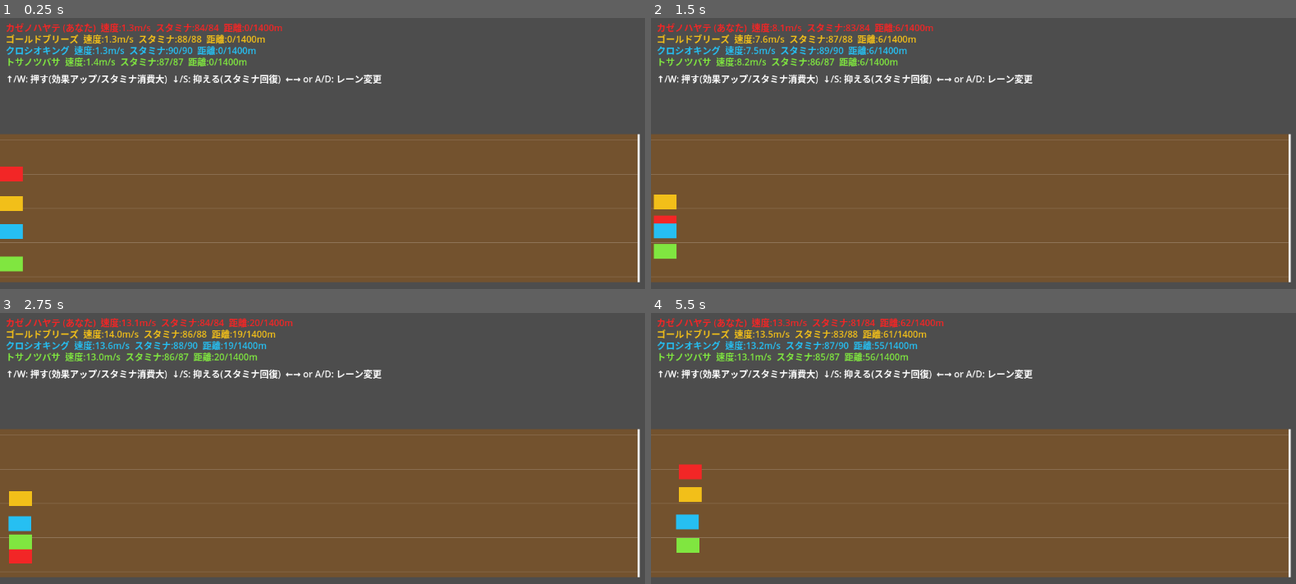
Above: before the commit, frames 1-4 (two rows, left to right).
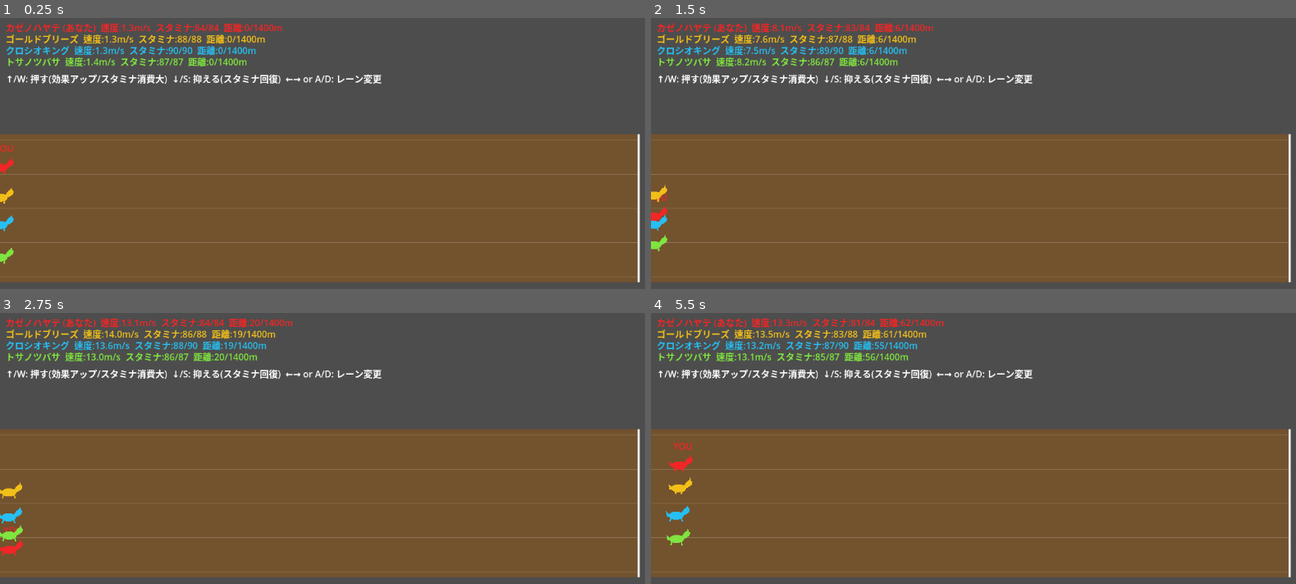
Above: after the commit, the same moments.

Repository: monomapblog-ui/chiho-keiba-game
Game: Godot game, scene res://scenes/Main.tscn
Same seed, same stepped clock (60 frames per second), same inputs: the game is played once before the commit and once after it.
Inputs:
- Up to frame 1 (0.25 s): no input
- Up to frame 2 (1.5 s): hold Right (ui_right) 0.53-1.28 s; hold Down (ui_down) from 1.28 s (still down)
- Up to frame 3 (2.75 s): release Down (ui_down) at 2.03 s; hold Right (ui_right) from 2.03 s (still down)
- Up to frame 4 (5.5 s): release Right (ui_right) at 2.78 s; hold Up (ui_up) 2.78-3.53 s; hold Left (ui_left) 3.53-5.03 s; hold Down (ui_down) from 5.03 s (still down)

The runs differ from the first frame. In frame 1, 0.9% of the frame differs, in the area x 0-4%, y 46-94%; in frame 2, 0.8%; in frame 3, 0.9%; in frame 4, 1.1%, in the area x 2-8%, y 47-89%.

Commit message:
色付き四角を馬らしいシルエットに差し替え
HorseSprite(scripts/horse_sprite.gd)を追加。ポリゴンで組んだ
側面シルエット(胴体・首・耳・しっぽ・脚)で、脚は速度に応じて
振れるアニメーションが付く。画像素材はまだ使わず図形のみ。

Co-Authored-By: Claude Sonnet 5 <noreply@anthropic.com>
Claude-Session: https://claude.ai/code/session_01X7PKurfLTdKnehYJRKbeQ8

Diff:
--- /dev/null
+++ b/scripts/horse_sprite.gd
@@ -0,0 +1,72 @@
+## 簡易的に「馬らしい」見た目にするための、図形だけで組んだシルエット。
+## 画像素材はまだ無いので、ポリゴンを組み合わせて側面から見た馬の形を作り、
+## 脚を振る簡単なアニメーションを付けている。本格的な絵への差し替えは別途。
+class_name HorseSprite
+extends Node2D
+
+## 脚を振る速さ。馬の実際の速度(m/s)に応じて外側から設定する。
+var gait_speed: float = 0.0
+
+var _gait_phase: float = 0.0
+var _leg_front: Polygon2D
+var _leg_back: Polygon2D
+var _parts: Array[Polygon2D] = []
+
+func _ready() -> void:
+	# 脚(後ろ脚を先に描いて、前脚・胴体・首の後ろに隠れるようにする)
+	_leg_back = _make_poly(_leg_shape())
+	_leg_back.position = Vector2(-13, 0)
+	add_child(_leg_back)
+
+	_leg_front = _make_poly(_leg_shape())
+	_leg_front.position = Vector2(13, 0)
+	add_child(_leg_front)
+
+	var body := _make_poly(_ellipse_points(22.0, 12.0, Vector2.ZERO, 16))
+	add_child(body)
+
+	var neck := _make_poly(PackedVector2Array([
+		Vector2(12, -4), Vector2(24, -20), Vector2(32, -25), Vector2(40, -19),
+		Vector2(38, -10), Vector2(28, -3), Vector2(16, 2),
+	]))
+	add_child(neck)
+
+	var ear := _make_poly(PackedVector2Array([
+		Vector2(31, -24), Vector2(33, -31), Vector2(36, -23),
+	]))
+	add_child(ear)
+
+	var tail := _make_poly(PackedVector2Array([
+		Vector2(-21, -5), Vector2(-30, -13), Vector2(-27, 3), Vector2(-18, 3),
+	]))
+	add_child(tail)
+
+	_parts = [_leg_back, _leg_front, body, neck, ear, tail]
+
+func set_color(c: Color) -> void:
+	for p in _parts:
+		p.color = c
+
+func _make_poly(points: PackedVector2Array) -> Polygon2D:
+	var poly := Polygon2D.new()
+	poly.polygon = points
+	return poly
+
+func _ellipse_points(rx: float, ry: float, center: Vector2, segments: int) -> PackedVector2Array:
+	var pts := PackedVector2Array()
+	for i in segments:
+		var a := (TAU / float(segments)) * i
+		pts.append(center + Vector2(cos(a) * rx, sin(a) * ry))
+	return pts
+
+func _leg_shape() -> PackedVector2Array:
+	# 付け根(y=0、胴体側)から足先(y=18)に伸びる細い脚。回転の軸は付け根側。
+	return PackedVector2Array([
+		Vector2(-2, 0), Vector2(2, 0), Vector2(2, 18), Vector2(-2, 18),
+	])
+
+func _process(delta: float) -> void:
+	_gait_phase += delta * gait_speed
+	var swing := sin(_gait_phase) * 20.0
+	_leg_front.rotation = deg_to_rad(swing)
+	_leg_back.rotation = deg_to_rad(-swing)
--- a/scripts/main.gd
+++ b/scripts/main.gd
@@ -1,11 +1,13 @@
 ## プレイ可能な画面。ノードはすべてコードで組み立てる(手書き.tscnの事故を避けるため)。
-## 見た目はまだ仮(色付き四角)。操作感の検証が目的のプロトタイプ。
+## 見た目は簡易シルエット(HorseSprite)。本格的な絵への差し替えは別途。
 extends Node2D
 
 const TRACK_PIXELS_PER_METER := 0.8
 const LANE_PIXELS := 60.0
 const TRACK_TOP := 220.0
-const HORSE_SIZE := Vector2(40, 26)
+const HORSE_SCALE := 0.6
+const HORSE_FEET_OFFSET := 18.0 * HORSE_SCALE  # 脚の付け根からの足先までの距離(縮尺後)
+const GAIT_SPEED_FACTOR := 0.55  # 速度(m/s)→脚を振る速さの係数
 const HORSE_COLORS := [
 	Color(0.95, 0.15, 0.15),  # プレイヤー: 赤
 	Color(0.95, 0.75, 0.1),   # CPU1: 黄
@@ -21,6 +23,7 @@
 
 var horse_nodes: Array = []
 var hud_labels: Dictionary = {}
+var player_tag_label: Label = null
 var race_finished := false
 
 func _ready() -> void:
@@ -77,11 +80,18 @@
 
 func _build_visuals() -> void:
 	for i in world.horses.size():
-		var box := ColorRect.new()
-		box.size = HORSE_SIZE
-		box.color = HORSE_COLORS[i % HORSE_COLORS.size()]
-		add_child(box)
-		horse_nodes.append(box)
+		var sprite := HorseSprite.new()
+		sprite.scale = Vector2(HORSE_SCALE, HORSE_SCALE)
+		add_child(sprite)
+		sprite.set_color(HORSE_COLORS[i % HORSE_COLORS.size()])
+		horse_nodes.append(sprite)
+
+		if i == 0:
+			var you_lbl := Label.new()
+			you_lbl.text = "YOU"
+			you_lbl.add_theme_color_override("font_color", HORSE_COLORS[0])
+			add_child(you_lbl)
+			player_tag_label = you_lbl
 
 func _build_hud() -> void:
 	var layer := CanvasLayer.new()
@@ -154,9 +164,13 @@
 func _update_visuals() -> void:
 	for i in world.horses.size():
 		var h: HorseRuntime = world.horses[i]
-		var node: ColorRect = horse_nodes[i]
-		var pos := Vector2(h.position_m * TRACK_PIXELS_PER_METER, TRACK_TOP + h.lane_cur * LANE_PIXELS - HORSE_SIZE.y * 0.5)
-		node.position = pos
+		var sprite: HorseSprite = horse_nodes[i]
+		var pos := Vector2(h.position_m * TRACK_PIXELS_PER_METER, TRACK_TOP + h.lane_cur * LANE_PIXELS - HORSE_FEET_OFFSET)
+		sprite.position = pos
+		sprite.gait_speed = h.speed_mps * GAIT_SPEED_FACTOR
+
+		if i == 0 and player_tag_label != null:
+			player_tag_label.position = pos + Vector2(-10, -46)
 
 		var lbl: Label = hud_labels[i]
 		var tag := " (あなた)" if i == 0 else ""
Not shown, added: scripts/horse_sprite.gd.uid
